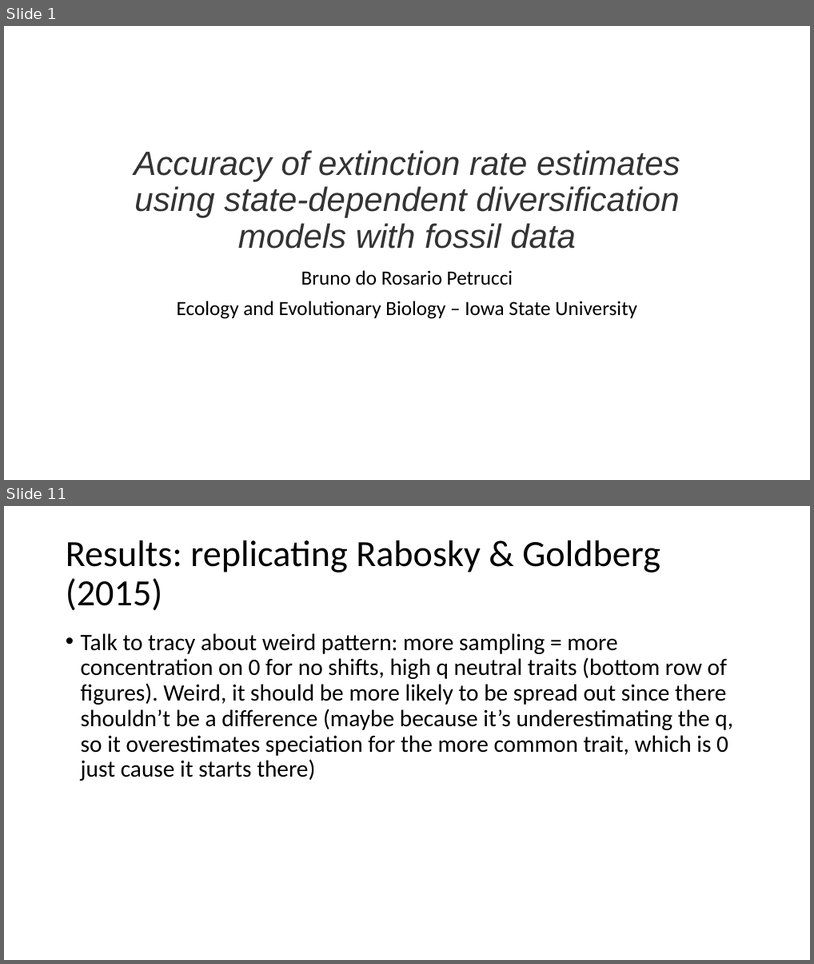
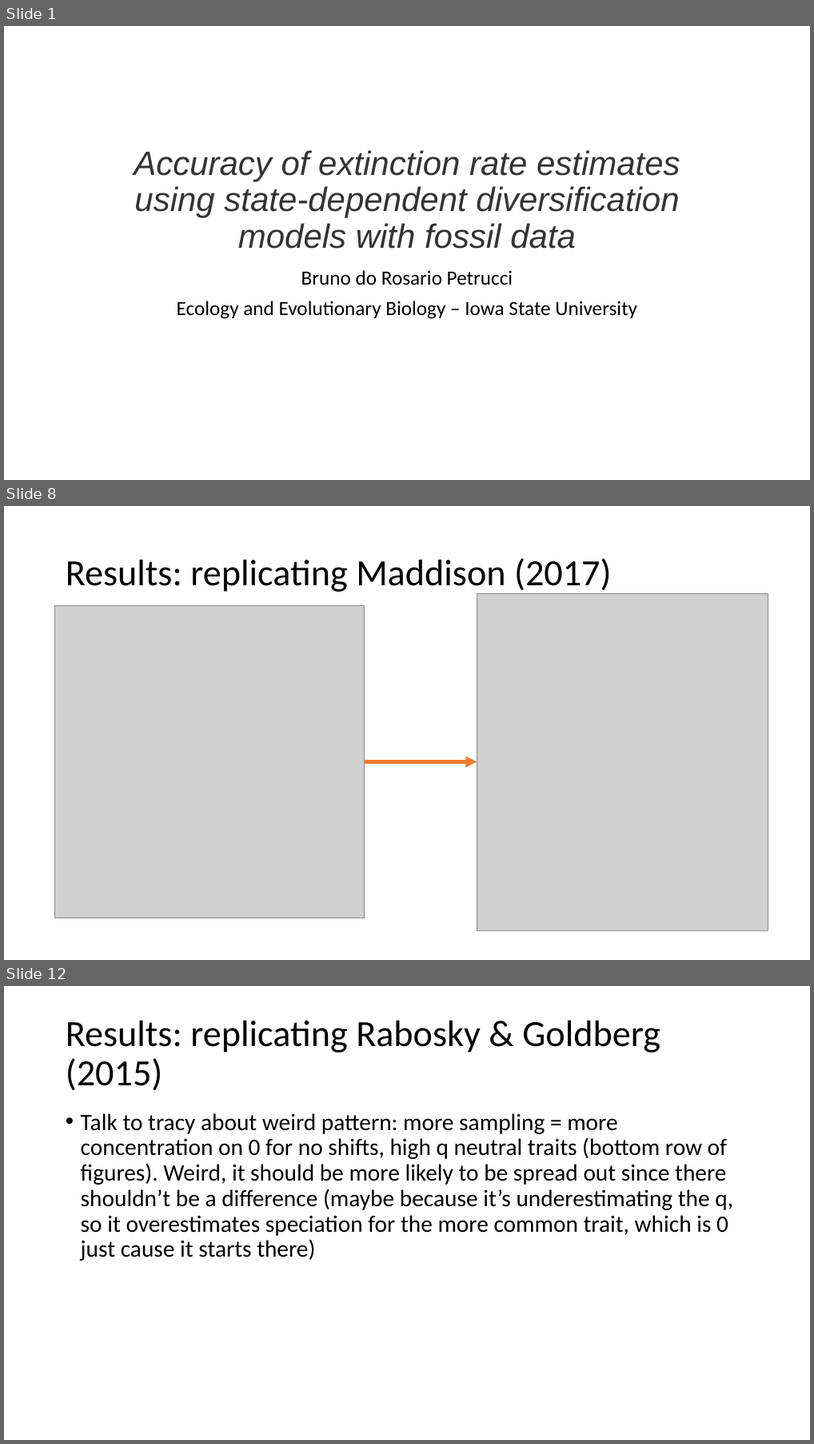
Before and after one commit to brpetrucci/ssetests_chap1, a slide deck: presentation/evol_2023.pptx. Shown one above the other, each under a label of ours: slides 1 and 11 before the commit, slides 1, 8 and 12 after it; the slides between them are not shown. The pictures are 814x964 and 814x1444 pixels, drawn with LibreOffice and Linux fonts; fonts in the diff are those of the drawing; grey boxes stand for pictures. Boxes give left, top, right and bottom in pixels: in the first picture for what was removed or moved away, otherwise in the second. Text is boxed around its words. In the diff, an @@ line names an element or a change of style, - is before the commit and + after.

```diff
--- a/presentation/evol_2023.pptx
+++ b/presentation/evol_2023.pptx
@@ slide 8 added at [4,506,810,960], background #FFFFFF @@
@@ title added at [66,558,612,595], 44 pt, text #000000 @@
+Results: replicating Maddison (2017)
@@ picture added at [477,593,768,930] @@
@@ picture added at [55,606,364,918] @@
@@ arrow added from (364, 762) to (477, 762), #ED7D31 4.5 pt @@
@@ what was slide 11 is now slide 12 @@
```
Also in this commit, not shown: 4 slides changed, 17 other slides added, 8 slides removed, 5 other files.
